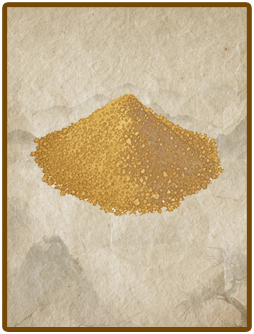
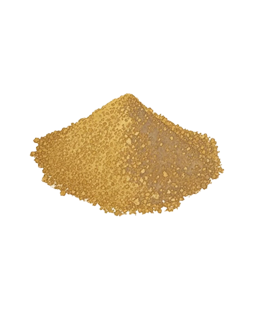
Before/after of a 254×334 layered artwork. What changed in the layer stack:
hid "图层 2" over [7,7,247,327]
